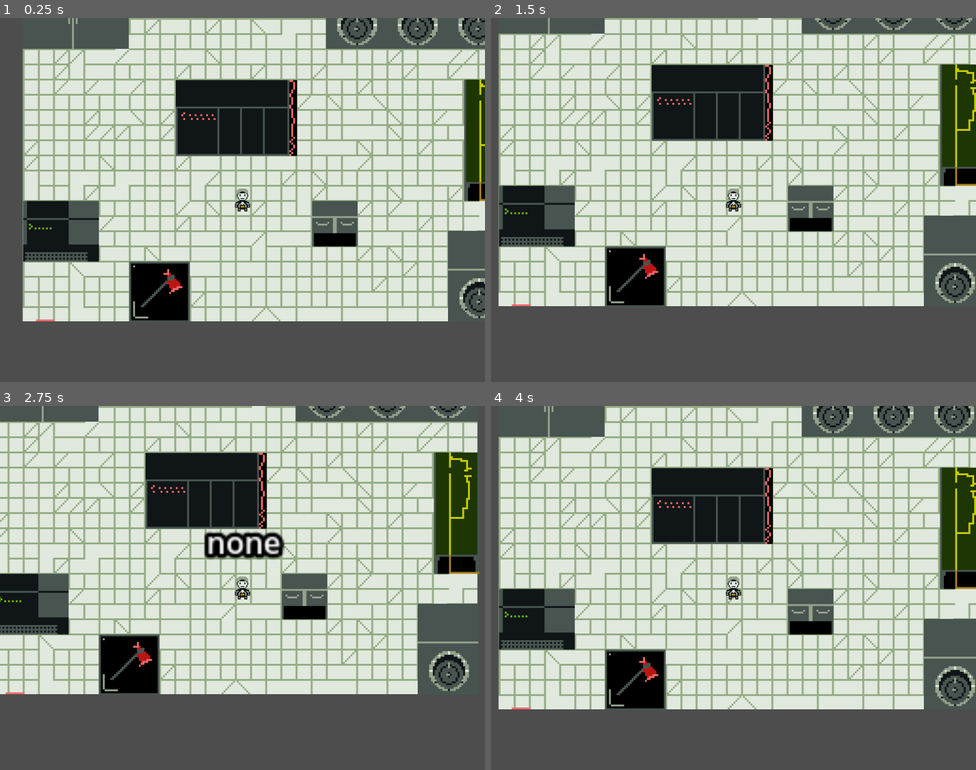
Above: before the commit, frames 1-4 (two rows, left to right).
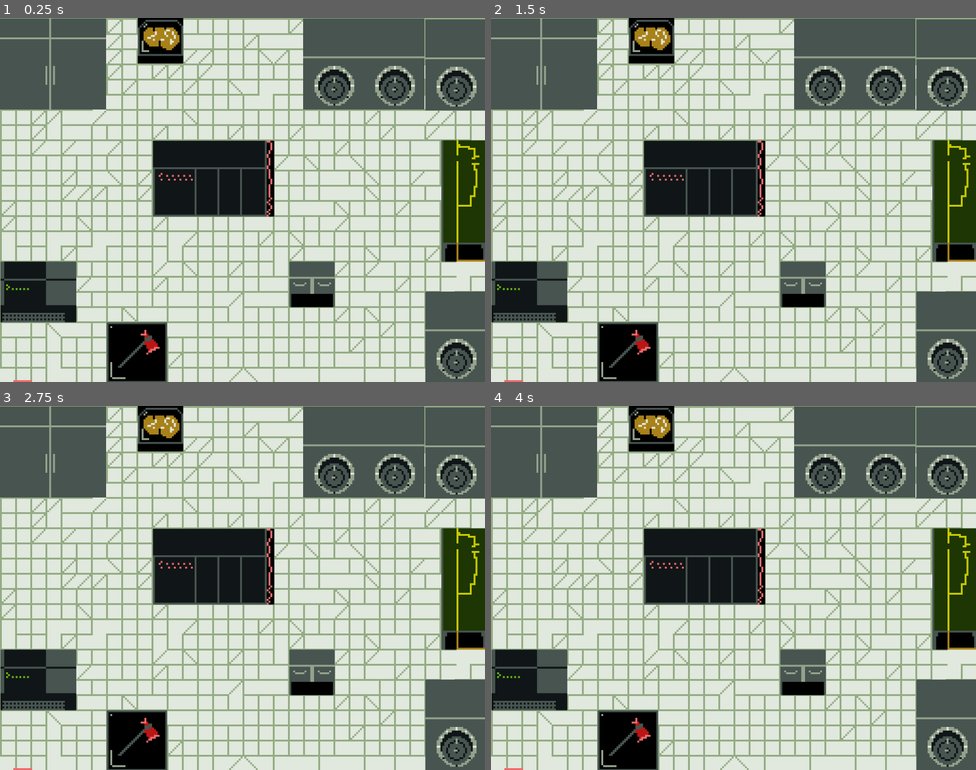
Above: after the commit, the same moments.

Repository: kabIndepthnotes/tiny_jam_nov_2025_limited_space
Game: Godot game, scene res://scenes/main_level.tscn
Two runs of this game, one before a commit and one after it. Both use one fixed random seed, a clock stepped at 60 frames per second and the inputs below.
Inputs:
- Up to frame 1 (0.25 s): no input
- Up to frame 2 (1.5 s): tap Enter at 0.5 s; hold Right (move_right) 0.53-1.28 s; hold E (interact) 0.53-1.28 s; tap Space at 1.25 s; hold Down (move_down) from 1.28 s (still down); tap E (interact) at 1.35 s
- Up to frame 3 (2.75 s): tap Enter at 2 s; release Down (move_down) at 2.03 s; hold Right (move_right) from 2.03 s (still down); hold E (interact) from 2.03 s (still down)
- Up to frame 4 (4 s): tap Space at 2.75 s; release Right (move_right) at 2.78 s; release E (interact) at 2.78 s; hold Up (move_up) 2.78-3.53 s; tap E (interact) at 2.85 s; tap Enter at 3.5 s; hold Left (move_left) from 3.53 s (still down); hold E (interact) from 3.53 s (still down)

The runs differ from the first frame. In frame 1, 61% of the frame differs, in the area x 0-100%, y 0-100%; in frame 2, 65%; in frame 3, 65%; in frame 4, 60%.

Commit message:
feat: Implement puzzle interaction and win/lose states
This commit introduces several enhancements to the game's progression and interaction system:

- **New Puzzle Interaction**: A new interaction type `open_puzzle_2` has been added to trigger the second puzzle. This is integrated into `mc.gd` and `safe_p_2.tscn`.
- **Puzzle 2 Navigation**: The `run_puzzle_2` function in `mc.gd` now correctly changes the scene to `res://scenes/safe_1.tscn` when triggered.
- **Win/Lose Scenes**: New scenes for winning (`win.tscn`) and losing (`lose.tscn`) have been created, complete with appropriate visuals and audio.
- **Game Over Logic**: The `safe_1.gd` script now handles game over conditions by changing to the `lose.tscn` scene when attempts run out. It also plays a "wrong" sound effect.
- **Win Condition**: Upon successfully solving the puzzle in `safe_1.gd`, the game now transitions to the `win.tscn` scene by calling `Inventory.pick_up("computer_password")`.
- **Asset Management**: Temporary audio files for sound effects and music have been organized within the `.gitignore` file. New image assets for win and lose states have been added.
- **UI and Scene Refinements**:
    - Adjusted text placement and font settings in `lose.tscn` and `win.tscn`.
    - Modified collision shapes and scaling for various interactable objects (`axe.tscn`, `brain.tscn`, `cupboard.tscn`, `mainframe.tscn`, `mc.tscn`, `safe_p_2.tscn`, `safe_p_5.tscn`, `safe_p_6.tscn`, `safe_p_7.tscn`, `table.tscn`, `terminal.tscn`).
    - Updated the `mc.tscn` scene to use a new font and adjusted label positioning.
    - Improved the layout and wording in `safe_1.tscn` for clarity, including a new `ColorRect` for background and an `AudioStreamPlayer` for the "wrong" sound.
- **Project Configuration**: Added a basic web export preset to `export_presets.cfg`. Updated `project.godot` with a default texture filter and rendering method for compatibility.

(AI generated git commit message)

Diff:
--- a/project.godot
+++ b/project.godot
@@ -24,30 +24,30 @@
 window/size/viewport_width=1024
 window/size/viewport_height=768
 
+[gui]
+
+fonts/dynamic_fonts/use_oversampling=false
+
 [input]
 
 move_right={
 "deadzone": 0.2,
-"events": [Object(InputEventKey,"resource_local_to_scene":fa …(139 unchanged characters)… d":false,"keycode":0,"physical_keycode":68,"key_label":0,"unicode":0,"location":0,"echo":false,"script":null)
-, Object(InputEventKey,"resource_local_to_scene":false,"resource_name":"","device":0,"window_id":0,"alt_pressed":false,"shift_pressed":false,"ctrl_pressed":false,"meta_pressed":false,"pressed":false,"keycode":0,"physical_keycode":4194321,"key_label":0,"unicode":0,"location":0,"echo":false,"script":null)
+"events": [Object(InputEventKey,"resource_local_to_scene":fa …(139 unchanged characters)… d":false,"keycode":0,"physical_keycode":4194321,"key_label":0,"unicode":0,"location":0,"echo":false,"script":null)
 ]
 }
 move_up={
 "deadzone": 0.2,
-"events": [Object(InputEventKey,"resource_local_to_scene":fa …(139 unchanged characters)… d":false,"keycode":0,"physical_keycode":87,"key_label":0,"unicode":0,"location":0,"echo":false,"script":null)
-, Object(InputEventKey,"resource_local_to_scene":false,"resource_name":"","device":0,"window_id":0,"alt_pressed":false,"shift_pressed":false,"ctrl_pressed":false,"meta_pressed":false,"pressed":false,"keycode":0,"physical_keycode":4194320,"key_label":0,"unicode":0,"location":0,"echo":false,"script":null)
+"events": [Object(InputEventKey,"resource_local_to_scene":fa …(139 unchanged characters)… d":false,"keycode":0,"physical_keycode":4194320,"key_label":0,"unicode":0,"location":0,"echo":false,"script":null)
 ]
 }
 move_left={
 "deadzone": 0.2,
-"events": [Object(InputEventKey,"resource_local_to_scene":fa …(139 unchanged characters)… d":false,"keycode":0,"physical_keycode":65,"key_label":0,"unicode":0,"location":0,"echo":false,"script":null)
-, Object(InputEventKey,"resource_local_to_scene":false,"resource_name":"","device":0,"window_id":0,"alt_pressed":false,"shift_pressed":false,"ctrl_pressed":false,"meta_pressed":false,"pressed":false,"keycode":0,"physical_keycode":4194319,"key_label":0,"unicode":0,"location":0,"echo":false,"script":null)
+"events": [Object(InputEventKey,"resource_local_to_scene":fa …(139 unchanged characters)… d":false,"keycode":0,"physical_keycode":4194319,"key_label":0,"unicode":0,"location":0,"echo":false,"script":null)
 ]
 }
 move_down={
 "deadzone": 0.2,
-"events": [Object(InputEventKey,"resource_local_to_scene":fa …(139 unchanged characters)… d":false,"keycode":0,"physical_keycode":83,"key_label":0,"unicode":0,"location":0,"echo":false,"script":null)
-, Object(InputEventKey,"resource_local_to_scene":false,"resource_name":"","device":0,"window_id":0,"alt_pressed":false,"shift_pressed":false,"ctrl_pressed":false,"meta_pressed":false,"pressed":false,"keycode":0,"physical_keycode":4194322,"key_label":0,"unicode":0,"location":0,"echo":false,"script":null)
+"events": [Object(InputEventKey,"resource_local_to_scene":fa …(139 unchanged characters)… d":false,"keycode":0,"physical_keycode":4194322,"key_label":0,"unicode":0,"location":0,"echo":false,"script":null)
 ]
 }
 interact={
@@ -59,3 +59,9 @@
 [layer_names]
 
 2d_physics/layer_2="interactions"
+
+[rendering]
+
+textures/canvas_textures/default_texture_filter=0
+renderer/rendering_method="gl_compatibility"
+renderer/rendering_method.mobile="gl_compatibility"
--- a/safe_1.gd
+++ b/safe_1.gd
@@ -22,11 +22,13 @@
 
 func _on_submit_pressed() -> void:
 	if tries <=0:
-		return
+		get_tree().change_scene_to_file("res://scenes/lose.tscn")
 	if answer == correct_answer:
 		Inventory.pick_up("computer_password")
+		get_tree().change_scene_to_file("res://scenes/win.tscn")
 	else:
 		tries-=1
+		$wrong.play()
 	update_label()
 
 
--- a/scenes/axe.tscn
+++ b/scenes/axe.tscn
@@ -1,6 +1,7 @@
-[gd_scene load_steps=3 format=3 uid="uid://dbf2ltgbhv8fx"]
+[gd_scene load_steps=4 format=3 uid="uid://dbf2ltgbhv8fx"]
 
 [ext_resource type="Texture2D" uid="uid://c78ng2sx8822v" path="res://assets/axe.png" id="1_odgf8"]
+[ext_resource type="PackedScene" uid="uid://b77nu0egxwmjq" path="res://scenes/interact_area.tscn" id="2_725vr"]
 
 [sub_resource type="RectangleShape2D" id="RectangleShape2D_odgf8"]
 size = Vector2(30.25, 29.75)
@@ -15,3 +16,7 @@
 [node name="CollisionShape2D" type="CollisionShape2D" parent="."]
 position = Vector2(-0.125, -0.125)
 shape = SubResource("RectangleShape2D_odgf8")
+
+[node name="interact_area" parent="." instance=ExtResource("2_725vr")]
+scale = Vector2(2, 2)
+interact_label = "This may come in handy at some point"
--- a/scenes/brain.tscn
+++ b/scenes/brain.tscn
@@ -1,6 +1,7 @@
-[gd_scene load_steps=3 format=3 uid="uid://dus5w1yu3krps"]
+[gd_scene load_steps=4 format=3 uid="uid://dus5w1yu3krps"]
 
 [ext_resource type="Texture2D" uid="uid://d1e6llp4i2wtq" path="res://assets/brain.png" id="1_q5og4"]
+[ext_resource type="PackedScene" uid="uid://b77nu0egxwmjq" path="res://scenes/interact_area.tscn" id="2_5sr82"]
 
 [sub_resource type="RectangleShape2D" id="RectangleShape2D_k0f1d"]
 size = Vector2(24, 24)
@@ -14,3 +15,7 @@
 
 [node name="CollisionShape2D" type="CollisionShape2D" parent="."]
 shape = SubResource("RectangleShape2D_k0f1d")
+
+[node name="interact_area" parent="." instance=ExtResource("2_5sr82")]
+scale = Vector2(1.6, 1.6)
+interact_label = "This powers the mainframe AI, it's creepy"
--- a/scenes/cupboard.tscn
+++ b/scenes/cupboard.tscn
@@ -1,6 +1,7 @@
-[gd_scene load_steps=3 format=3 uid="uid://cp5wv3ghogle"]
+[gd_scene load_steps=4 format=3 uid="uid://cp5wv3ghogle"]
 
 [ext_resource type="Texture2D" uid="uid://dgdctitso2w0w" path="res://assets/cupboard.png" id="1_tfk35"]
+[ext_resource type="PackedScene" uid="uid://b77nu0egxwmjq" path="res://scenes/interact_area.tscn" id="2_hyc1x"]
 
 [sub_resource type="RectangleShape2D" id="RectangleShape2D_aadns"]
 size = Vector2(56.25, 48)
@@ -15,3 +16,7 @@
 [node name="CollisionShape2D" type="CollisionShape2D" parent="."]
 position = Vector2(-0.125, 0.25)
 shape = SubResource("RectangleShape2D_aadns")
+
+[node name="interact_area" parent="." instance=ExtResource("2_hyc1x")]
+scale = Vector2(3.4, 3)
+interact_label = "A cupboard of spare electrical parts"
--- a/scenes/drawer.tscn
+++ b/scenes/drawer.tscn
@@ -17,4 +17,5 @@
 
 [node name="interact_area" parent="." instance=ExtResource("2_k0f1d")]
 scale = Vector2(2, 2)
+interact_label = "is something inside?"
 interact_type = "open_drawer"
--- /dev/null
+++ b/scenes/lose.tscn
@@ -0,0 +1,31 @@
+[gd_scene load_steps=5 format=3 uid="uid://4efr0uljgod5"]
+
+[ext_resource type="Texture2D" uid="uid://b68hhepva0smq" path="res://assets/lose.png" id="1_10rtl"]
+[ext_resource type="AudioStream" uid="uid://yyree87rrs57" path="res://assets/game-over-first-draft.wav" id="1_vjdtf"]
+[ext_resource type="FontFile" uid="uid://bd3dfbg8xttqw" path="res://third_party/static/PixelifySans-Bold.ttf" id="2_r6nsb"]
+
+[sub_resource type="LabelSettings" id="LabelSettings_10rtl"]
+font = ExtResource("2_r6nsb")
+font_size = 30
+font_color = Color(0.8, 0.18400002, 0.24559994, 1)
+outline_size = 15
+outline_color = Color(0.029441899, 0.018994937, 0.016770208, 1)
+
+[node name="lose" type="Node2D"]
+
+[node name="Sprite2D" type="Sprite2D" parent="."]
+position = Vector2(516.99994, 385)
+scale = Vector2(3.9999995, 4.020833)
+texture = ExtResource("1_10rtl")
+
+[node name="AudioStreamPlayer" type="AudioStreamPlayer" parent="."]
+stream = ExtResource("1_vjdtf")
+autoplay = true
+
+[node name="Label" type="Label" parent="."]
+offset_left = 444.0
+offset_top = 256.0
+offset_right = 608.0
+offset_bottom = 293.0
+text = "GAME OVER!"
+label_settings = SubResource("LabelSettings_10rtl")
--- a/scenes/main_level.tscn
+++ b/scenes/main_level.tscn
@@ -15,11 +15,17 @@
 [ext_resource type="PackedScene" uid="uid://cps3su45c3cbo" path="res://scenes/terminal.tscn" id="13_ff0s2"]
 [ext_resource type="PackedScene" uid="uid://dus5w1yu3krps" path="res://scenes/brain.tscn" id="13_mwgft"]
 [ext_resource type="AudioStream" uid="uid://dt0xvasbwvjd7" path="res://assets/main_theme-first-draft.wav" id="14_adxub"]
-[ext_resource type="PackedScene" uid="uid://b77nu0egxwmjq" path="res://scenes/interact_area.tscn" id="16_uk2yf"]
 [ext_resource type="PackedScene" uid="uid://c1ll7w7aeihxj" path="res://scenes/safe_p_2.tscn" id="17_ondrs"]
 
 [node name="main_level" type="Node2D"]
 script = ExtResource("1_ondrs")
+
+[node name="ColorRect" type="ColorRect" parent="."]
+offset_left = -2062.0
+offset_top = -1555.0
+offset_right = 3541.0
+offset_bottom = 2919.0
+color = Color(0.06469653, 0.06469653, 0.06469653, 1)
 
 [node name="Sprite2D" type="Sprite2D" parent="."]
 texture_filter = 1
@@ -58,7 +64,7 @@
 position = Vector2(832, 97)
 
 [node name="safe_p7" parent="." instance=ExtResource("12_adxub")]
-position = Vector2(960, 97)
+position = Vector2(962, 99)
 
 [node name="terminal" parent="." instance=ExtResource("13_ff0s2")]
 position = Vector2(81, 578)
@@ -71,11 +77,5 @@
 autoplay = true
 playback_type = 1
 
-[node name="interact_area" parent="." instance=ExtResource("16_uk2yf")]
-position = Vector2(276, 514)
-interact_label = "Interaction Test"
-interact_type = "print_text"
-interact_value = "Works"
-
 [node name="safe_p2" parent="." instance=ExtResource("17_ondrs")]
 position = Vector2(962, 673)
--- a/scenes/mainframe.tscn
+++ b/scenes/mainframe.tscn
@@ -1,9 +1,10 @@
-[gd_scene load_steps=3 format=3 uid="uid://bedu2gjo0ahjh"]
+[gd_scene load_steps=4 format=3 uid="uid://bedu2gjo0ahjh"]
 
 [ext_resource type="Texture2D" uid="uid://c7dprpovq8gj1" path="res://assets/mainframe.png" id="1_556ts"]
+[ext_resource type="PackedScene" uid="uid://b77nu0egxwmjq" path="res://scenes/interact_area.tscn" id="2_04lyl"]
 
 [sub_resource type="RectangleShape2D" id="RectangleShape2D_04lyl"]
-size = Vector2(64, 40)
+size = Vector2(60, 40)
 
 [node name="mainframe" type="StaticBody2D"]
 
@@ -13,3 +14,8 @@
 
 [node name="CollisionShape2D" type="CollisionShape2D" parent="."]
 shape = SubResource("RectangleShape2D_04lyl")
+
+[node name="interact_area" parent="." instance=ExtResource("2_04lyl")]
+position = Vector2(1, 0)
+scale = Vector2(3.7, 2.5)
+interact_label = "I don't trust the look of this computer"
--- a/scenes/mc.tscn
+++ b/scenes/mc.tscn
@@ -2,19 +2,17 @@
 
 [ext_resource type="Script" uid="uid://c228s1a4f6v5j" path="res://scripts/mc.gd" id="1_i6vl1"]
 [ext_resource type="Texture2D" uid="uid://mht8yyb20kvj" path="res://assets/mc.png" id="1_yc5nw"]
+[ext_resource type="FontFile" uid="uid://bohtjpeip73l" path="res://third_party/PixelifySans-VariableFont_wght.ttf" id="3_a6s5m"]
 
 [sub_resource type="RectangleShape2D" id="RectangleShape2D_i6vl1"]
-size = Vector2(15, 21)
+size = Vector2(15, 10)
 
-[sub_resource type="CircleShape2D" id="CircleShape2D_i6vl1"]
-radius = 13.0
-
-[sub_resource type="SystemFont" id="SystemFont_a6s5m"]
-subpixel_positioning = 0
-keep_rounding_remainders = false
+[sub_resource type="RectangleShape2D" id="RectangleShape2D_a6s5m"]
+size = Vector2(20, 27)
 
 [sub_resource type="LabelSettings" id="LabelSettings_vlp1l"]
-font = SubResource("SystemFont_a6s5m")
+font = ExtResource("3_a6s5m")
+font_size = 10
 outline_size = 9
 outline_color = Color(0, 0, 0, 1)
 
@@ -22,11 +20,13 @@
 script = ExtResource("1_i6vl1")
 
 [node name="Sprite2D" type="Sprite2D" parent="."]
+z_index = 4
 texture_filter = 1
 scale = Vector2(0.5, 0.5)
 texture = ExtResource("1_yc5nw")
 
 [node name="CollisionShape2D" type="CollisionShape2D" parent="."]
+position = Vector2(0, 3.5)
 scale = Vector2(0.5, 0.5)
 shape = SubResource("RectangleShape2D_i6vl1")
 
@@ -41,14 +41,16 @@
 monitorable = false
 
 [node name="CollisionShape2D" type="CollisionShape2D" parent="InteractionComponent/InteractionArea"]
-shape = SubResource("CircleShape2D_i6vl1")
+position = Vector2(0, 0.5)
+shape = SubResource("RectangleShape2D_a6s5m")
 
 [node name="InteractLabel" type="Label" parent="InteractionComponent"]
-offset_left = -117.0
-offset_top = -36.0
-offset_right = 119.0
-offset_bottom = -13.0
+offset_left = -68.0
+offset_top = -59.0
+offset_right = 13.0
+offset_bottom = 1.0
 text = "Test"
 label_settings = SubResource("LabelSettings_vlp1l")
 horizontal_alignment = 1
 vertical_alignment = 1
+autowrap_mode = 2
--- a/scenes/safe_1.tscn
+++ b/scenes/safe_1.tscn
@@ -1,6 +1,7 @@
-[gd_scene load_steps=2 format=3 uid="uid://dwc5smcqil8gg"]
+[gd_scene load_steps=3 format=3 uid="uid://dwc5smcqil8gg"]
 
 [ext_resource type="Script" uid="uid://hnwrqqgwu4cu" path="res://safe_1.gd" id="1_fovfb"]
+[ext_resource type="AudioStream" uid="uid://6gxo8qf7q2qi" path="res://assets/wrong.wav" id="2_j650o"]
 
 [node name="safe1" type="Control"]
 layout_mode = 3
@@ -20,75 +21,87 @@
 offset_right = 1019.0
 offset_bottom = 771.0
 
+[node name="ColorRect" type="ColorRect" parent="CanvasLayer/Panel"]
+layout_mode = 0
+offset_left = -5.0
+offset_top = -3.0
+offset_right = 1023.0
+offset_bottom = 771.0
+color = Color(0.090992294, 0.17075425, 0.176465, 1)
+
 [node name="Label" type="Label" parent="CanvasLayer/Panel"]
 layout_mode = 0
-offset_left = 138.0
-offset_top = 232.0
-offset_right = 566.0
-offset_bottom = 378.0
+offset_left = 55.0
+offset_top = 136.0
+offset_right = 483.0
+offset_bottom = 282.0
 theme_override_font_sizes/font_size = 100
 text = "2, 3, 5, 7,"
 
 [node name="answer" type="Label" parent="CanvasLayer/Panel"]
 layout_mode = 0
-offset_left = 591.0
-offset_top = 232.0
-offset_right = 659.0
-offset_bottom = 378.0
+offset_left = 508.0
+offset_top = 136.0
+offset_right = 576.0
+offset_bottom = 282.0
 theme_override_font_sizes/font_size = 100
 text = "0"
 
 [node name="Label6" type="Label" parent="CanvasLayer/Panel"]
 layout_mode = 0
-offset_left = 17.0
-offset_top = 442.0
-offset_right = 1004.0
-offset_bottom = 701.0
+offset_left = -263.0
+offset_top = 330.0
+offset_right = 724.0
+offset_bottom = 589.0
 theme_override_font_sizes/font_size = 100
-text = "Attempts Remaining"
+text = "tries left:"
 horizontal_alignment = 1
 
 [node name="attempts_remaining" type="Label" parent="CanvasLayer/Panel"]
 layout_mode = 0
-offset_left = 17.0
-offset_top = 582.0
-offset_right = 1004.0
-offset_bottom = 719.0
+offset_left = 1.0
+offset_top = 328.0
+offset_right = 988.0
+offset_bottom = 465.0
 theme_override_font_sizes/font_size = 100
 text = "3"
 horizontal_alignment = 1
 
 [node name="up_arrow" type="Button" parent="CanvasLayer/Panel"]
 layout_mode = 0
-offset_left = 563.0
-offset_top = 154.0
-offset_right = 686.0
-offset_bottom = 238.0
+offset_left = 470.0
+offset_top = 61.0
+offset_right = 593.0
+offset_bottom = 145.0
 text = "UP"
 
 [node name="down_arrow" type="Button" parent="CanvasLayer/Panel"]
 layout_mode = 0
-offset_left = 561.0
-offset_top = 363.0
-offset_right = 684.0
-offset_bottom = 447.0
+offset_left = 468.0
+offset_top = 270.0
+offset_right = 591.0
+offset_bottom = 354.0
 text = "Down"
 
 [node name="submit" type="Button" parent="CanvasLayer/Panel"]
 layout_mode = 0
-offset_left = 761.0
-offset_top = 255.0
-offset_right = 884.0
-offset_bottom = 339.0
+offset_left = 618.0
+offset_top = 175.0
+offset_right = 741.0
+offset_bottom = 259.0
 text = "Submit"
 
 [node name="close_button" type="Button" parent="CanvasLayer/Panel"]
 layout_mode = 0
-offset_left = 908.0
-offset_right = 1018.0
-offset_bottom = 145.0
+offset_left = 620.0
+offset_top = 8.0
+offset_right = 730.0
+offset_bottom = 153.0
 theme_override_font_sizes/font_size = 100
 text = "x"
+
+[node name="wrong" type="AudioStreamPlayer" parent="."]
+stream = ExtResource("2_j650o")
 
 [connection signal="pressed" from="Button" to="." method="_on_button_pressed"]
 [connection signal="pressed" from="CanvasLayer/Panel/up_arrow" to="." method="_on_up_arrow_pressed"]
--- a/scenes/safe_p_2.tscn
+++ b/scenes/safe_p_2.tscn
@@ -19,7 +19,7 @@
 
 [node name="interact_area" parent="." instance=ExtResource("2_54k8v")]
 position = Vector2(0.75, 2.0000002)
-scale = Vector2(3, 3)
-interact_label = "SafeP2"
-interact_type = "print_text"
-interact_value = "SafeP2 print text"
+scale = Vector2(2.2, 3)
+interact_label = "!!"
+interact_type = "open_puzzle_2"
+interact_value = ""
--- a/scenes/safe_p_5.tscn
+++ b/scenes/safe_p_5.tscn
@@ -1,6 +1,7 @@
-[gd_scene load_steps=3 format=3 uid="uid://cink2lmnoq1ys"]
+[gd_scene load_steps=4 format=3 uid="uid://cink2lmnoq1ys"]
 
 [ext_resource type="Texture2D" uid="uid://bkw1fpuuvtcwj" path="res://assets/safe.png" id="1_g5hqe"]
+[ext_resource type="PackedScene" uid="uid://b77nu0egxwmjq" path="res://scenes/interact_area.tscn" id="2_uf1lo"]
 
 [sub_resource type="RectangleShape2D" id="RectangleShape2D_k0f1d"]
 size = Vector2(32, 48)
@@ -14,3 +15,7 @@
 
 [node name="CollisionShape2D" type="CollisionShape2D" parent="."]
 shape = SubResource("RectangleShape2D_k0f1d")
+
+[node name="interact_area" parent="." instance=ExtResource("2_uf1lo")]
+scale = Vector2(2, 3)
+interact_label = "coming soon!"
--- a/scenes/safe_p_6.tscn
+++ b/scenes/safe_p_6.tscn
@@ -1,6 +1,7 @@
-[gd_scene load_steps=3 format=3 uid="uid://b5wt13jyi1rjp"]
+[gd_scene load_steps=4 format=3 uid="uid://b5wt13jyi1rjp"]
 
 [ext_resource type="Texture2D" uid="uid://bkw1fpuuvtcwj" path="res://assets/safe.png" id="1_nnrtj"]
+[ext_resource type="PackedScene" uid="uid://b77nu0egxwmjq" path="res://scenes/interact_area.tscn" id="2_enamp"]
 
 [sub_resource type="RectangleShape2D" id="RectangleShape2D_k0f1d"]
 size = Vector2(31.75, 48)
@@ -15,3 +16,7 @@
 [node name="CollisionShape2D" type="CollisionShape2D" parent="."]
 position = Vector2(0.125, 0)
 shape = SubResource("RectangleShape2D_k0f1d")
+
+[node name="interact_area" parent="." instance=ExtResource("2_enamp")]
+scale = Vector2(2, 3)
+interact_label = "coming soon!"
--- a/scenes/safe_p_7.tscn
+++ b/scenes/safe_p_7.tscn
@@ -1,6 +1,7 @@
-[gd_scene load_steps=3 format=3 uid="uid://dtwdso8dhaqkd"]
+[gd_scene load_steps=4 format=3 uid="uid://dtwdso8dhaqkd"]
 
 [ext_resource type="Texture2D" uid="uid://bkw1fpuuvtcwj" path="res://assets/safe.png" id="1_x1esy"]
+[ext_resource type="PackedScene" uid="uid://b77nu0egxwmjq" path="res://scenes/interact_area.tscn" id="2_qsveh"]
 
 [sub_resource type="RectangleShape2D" id="RectangleShape2D_k0f1d"]
 size = Vector2(31.75, 48)
@@ -15,3 +16,7 @@
 [node name="CollisionShape2D" type="CollisionShape2D" parent="."]
 position = Vector2(0.125, 0)
 shape = SubResource("RectangleShape2D_k0f1d")
+
+[node name="interact_area" parent="." instance=ExtResource("2_qsveh")]
+scale = Vector2(2, 3)
+interact_label = "coming soon!"
--- a/scenes/table.tscn
+++ b/scenes/table.tscn
@@ -1,6 +1,7 @@
-[gd_scene load_steps=3 format=3 uid="uid://ddr6fhldpoi07"]
+[gd_scene load_steps=4 format=3 uid="uid://ddr6fhldpoi07"]
 
 [ext_resource type="Texture2D" uid="uid://dx41u484rw5bh" path="res://assets/electric_table.png" id="1_02ppr"]
+[ext_resource type="PackedScene" uid="uid://b77nu0egxwmjq" path="res://scenes/interact_area.tscn" id="2_eotx8"]
 
 [sub_resource type="RectangleShape2D" id="RectangleShape2D_eotx8"]
 size = Vector2(23.75, 64)
@@ -15,3 +16,7 @@
 [node name="CollisionShape2D" type="CollisionShape2D" parent="."]
 position = Vector2(-0.125, 0)
 shape = SubResource("RectangleShape2D_eotx8")
+
+[node name="interact_area" parent="." instance=ExtResource("2_eotx8")]
+scale = Vector2(2, 4)
+interact_label = "Looks like wiring, and a anti-static mat?"
--- a/scenes/terminal.tscn
+++ b/scenes/terminal.tscn
@@ -1,6 +1,7 @@
-[gd_scene load_steps=3 format=3 uid="uid://cps3su45c3cbo"]
+[gd_scene load_steps=4 format=3 uid="uid://cps3su45c3cbo"]
 
 [ext_resource type="Texture2D" uid="uid://3ch6s84evl5s" path="res://assets/terminal.png" id="1_m430i"]
+[ext_resource type="PackedScene" uid="uid://b77nu0egxwmjq" path="res://scenes/interact_area.tscn" id="2_sy66w"]
 
 [sub_resource type="RectangleShape2D" id="RectangleShape2D_sy66w"]
 size = Vector2(39, 32.25)
@@ -15,3 +16,7 @@
 [node name="CollisionShape2D" type="CollisionShape2D" parent="."]
 position = Vector2(-0.5, 0.125)
 shape = SubResource("RectangleShape2D_sy66w")
+
+[node name="interact_area" parent="." instance=ExtResource("2_sy66w")]
+scale = Vector2(2.5, 2.2)
+interact_label = "The terminal is connected to the main computer, but it is switched off"
--- /dev/null
+++ b/scenes/win.tscn
@@ -0,0 +1,31 @@
+[gd_scene load_steps=5 format=3 uid="uid://du8c1dlr7ekrb"]
+
+[ext_resource type="AudioStream" uid="uid://lc5wc8slo68p" path="res://assets/victory-first-draft.wav" id="1_r4oei"]
+[ext_resource type="FontFile" uid="uid://dyhmvlcoja2eo" path="res://third_party/static/PixelifySans-Regular.ttf" id="2_826fv"]
+[ext_resource type="Texture2D" uid="uid://lxuce820rpif" path="res://assets/win.png" id="2_iiocm"]
+
+[sub_resource type="LabelSettings" id="LabelSettings_iiocm"]
+font = ExtResource("2_826fv")
+font_size = 33
+outline_size = 3
+outline_color = Color(0, 0, 0, 1)
+
+[node name="win" type="Node2D"]
+
+[node name="AudioStreamPlayer" type="AudioStreamPlayer" parent="."]
+stream = ExtResource("1_r4oei")
+autoplay = true
+
+[node name="Sprite2D" type="Sprite2D" parent="."]
+position = Vector2(508.25006, 384.75003)
+scale = Vector2(3.9902346, 4.0234375)
+texture = ExtResource("2_iiocm")
+
+[node name="Label" type="Label" parent="."]
+offset_left = 416.0
+offset_top = 280.0
+offset_right = 545.0
+offset_bottom = 321.0
+text = "YOU WIN!"
+label_settings = SubResource("LabelSettings_iiocm")
+metadata/_edit_use_anchors_ = true
--- a/scripts/mc.gd
+++ b/scripts/mc.gd
@@ -70,6 +70,11 @@
 		match cur_interaction.interact_type:
 			"print_text": print(cur_interaction.interact_value)
 			"open_drawer": obtain_cell_battery()
+			"open_puzzle_2": run_puzzle_2()
 func obtain_cell_battery():
-	has_cell_battery = true
-	print("cell battery obtained")
+	if not has_cell_battery:
+		has_cell_battery = true
+		interactLabel.text = "A Cell battery!"
+		# print("cell battery obtained")
+func run_puzzle_2():
+	get_tree().change_scene_to_file("res://scenes/safe_1.tscn")
Binary file added: assets/lose.png
Not shown, added: assets/lose.png.import
Binary file added: assets/win.png
Not shown, added: assets/win.png.import
Not shown, added: assets/wrong.wav.import
Not shown, added: export_presets.cfg
Not shown: 1 places in scenes/main_level.tscn that only renumber resources
Not shown, changed: lits/mc.lit
